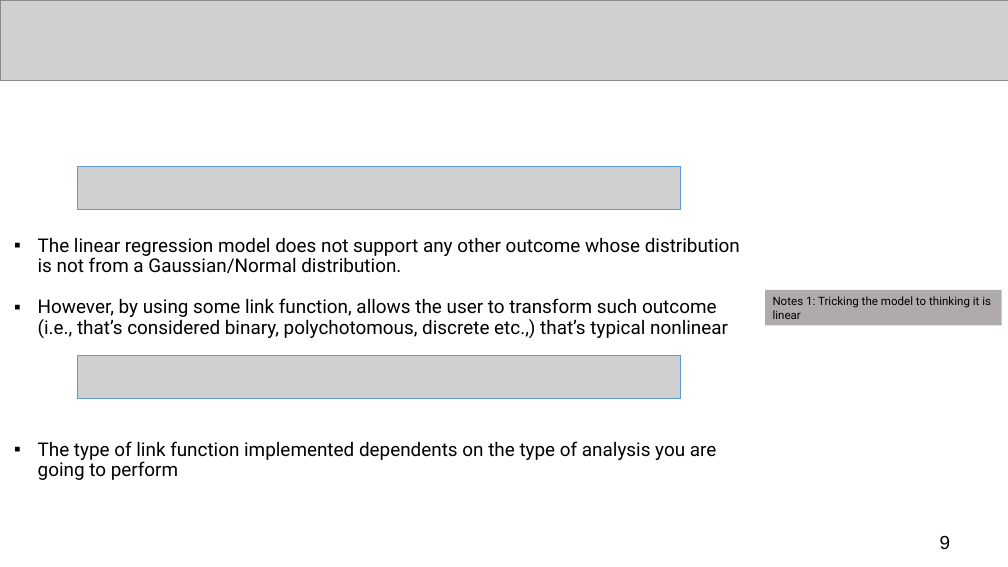
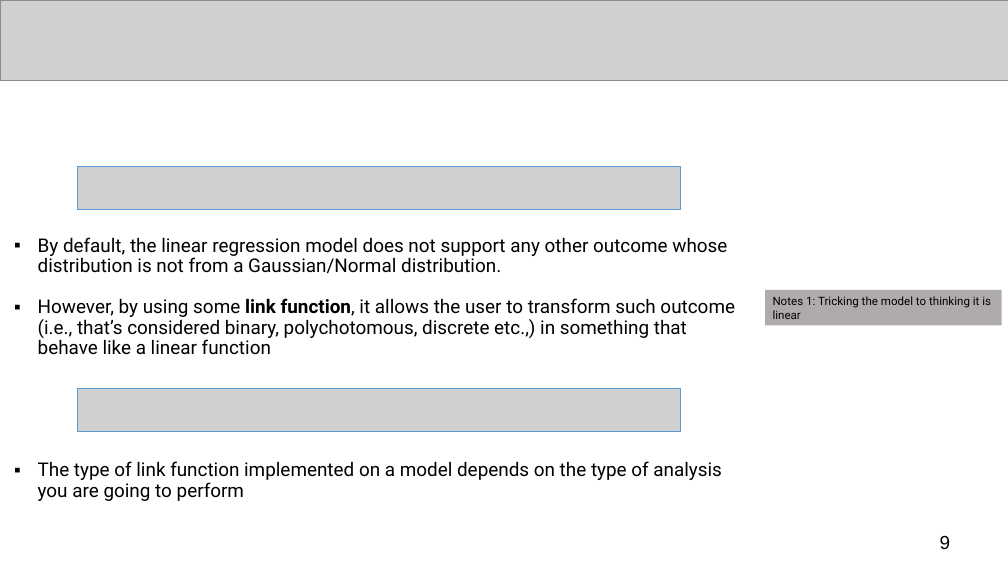
Before and after one commit to UCLPG-MSC-SGDS/GEOG0125, a slide deck: slide 9 of Lecture_notes_ppt/GEOG0125 Week 2 Lecture - Bayesian GLMs.pptx. Drawn at 1008x567 pixels with LibreOffice and Linux fonts; fonts in the diff are those of the drawing; grey boxes stand for pictures. Boxes give left, top, right and bottom in pixels: in the first picture for what was removed or moved away, otherwise in the second. Text is boxed around its words. In the diff, an @@ line names an element or a change of style, - is before the commit and + after.

```diff
--- a/Lecture_notes_ppt/GEOG0125 Week 2 Lecture - Bayesian GLMs.pptx
+++ b/Lecture_notes_ppt/GEOG0125 Week 2 Lecture - Bayesian GLMs.pptx
@@ text at box(38, 237, 735, 501): text changed @@
-▪ The linear regression model does not support any other outcome whose distribution is not from a Gaussian/Normal distribution.
-▪ However, by using some link function, allows the user to transform such outcome (i.e., that’s considered binary, polychotomous, discrete etc.,) that’s typical nonlinear
-▪ The type of link function implemented dependents on the type of analysis you are going to perform
+▪ By default, the linear regression model does not support any other outcome whose distribution is not from a Gaussian/Normal distribution.
+▪ However, by using some link function, it allows the user to transform such outcome (i.e., that’s considered binary, polychotomous, discrete etc.,) in something that behave like a linear function
+▪ The type of link function implemented on a model depends on the type of analysis you are going to perform
@@ picture removed at box(77, 355, 681, 399) @@
@@ picture added at box(77, 389, 681, 432) @@
```
Also in this commit, not shown: 16 other slides changed, 1 slide added, 7 other files.
